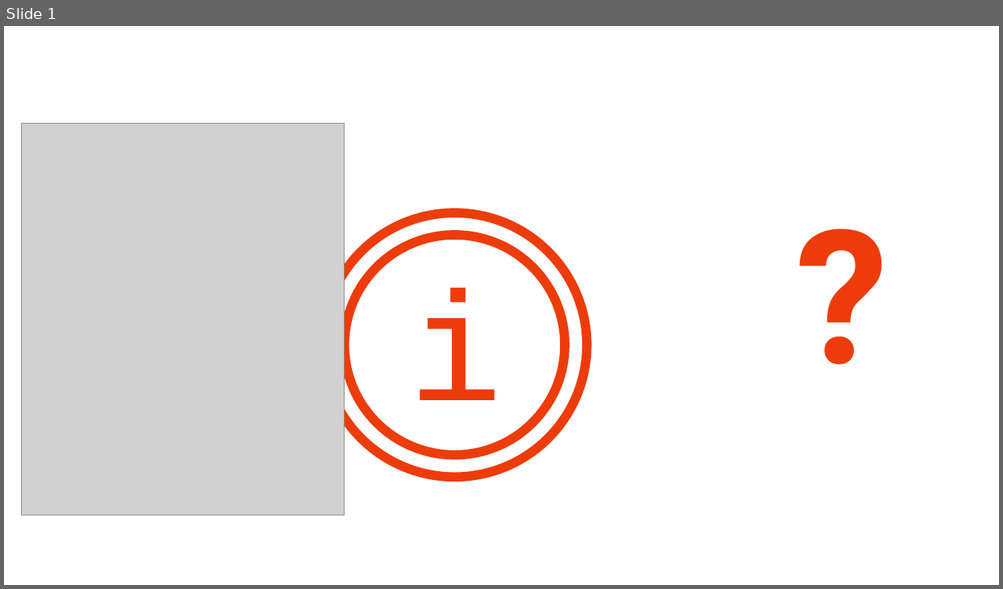
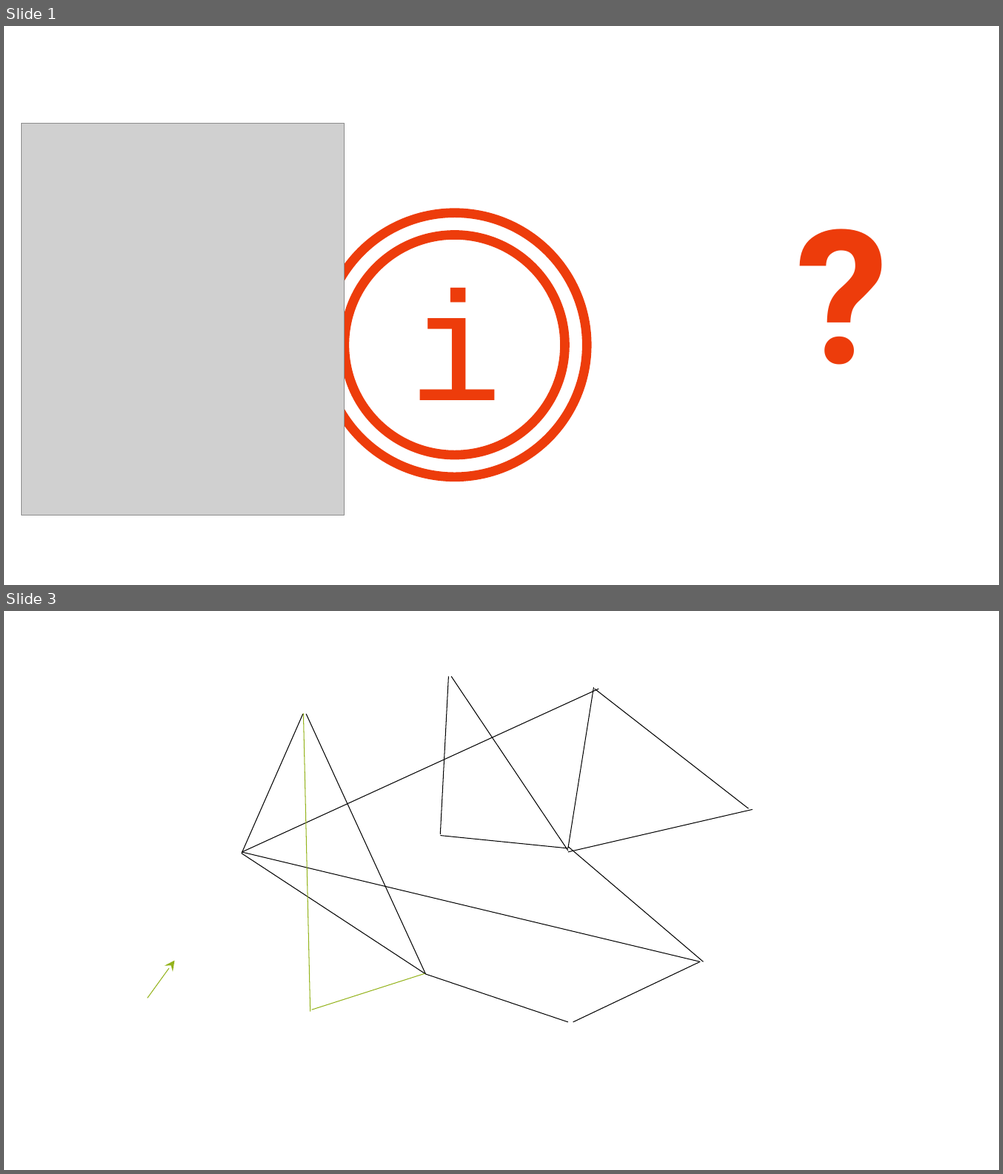
Before and after one commit to GFFischer/gff_blockchain_konzepte, a slide deck: prototyp/symbole_und_farben.pptx. Shown one above the other, each under a label of ours: slide 1 before the commit, slides 1 and 3 after it; the slides between them are not shown. The pictures are 1003x589 and 1003x1174 pixels, drawn with LibreOffice and Linux fonts; fonts in the diff are those of the drawing; grey boxes stand for pictures. Boxes give left, top, right and bottom in pixels: in the first picture for what was removed or moved away, otherwise in the second. Text is boxed around its words. In the diff, an @@ line names an element or a change of style, - is before the commit and + after.

```diff
--- a/prototyp/symbole_und_farben.pptx
+++ b/prototyp/symbole_und_farben.pptx
@@ slide 3 added at bbox=[4, 611, 999, 1170], background #FFFFFF @@
@@ line added from (441, 834) to (449, 677), #000000 0.75 pt @@
@@ line added from (568, 851) to (451, 677), #000000 0.75 pt @@
@@ line added from (242, 852) to (599, 689), #000000 0.75 pt @@
@@ line added from (568, 849) to (594, 687), #000000 0.75 pt @@
@@ line added from (748, 809) to (595, 689), #000000 0.75 pt @@
@@ line added from (242, 854) to (303, 714), #000000 0.75 pt @@
@@ line added from (303, 713) to (310, 1011), #94B31C 0.75 pt @@
@@ line added from (306, 714) to (426, 974), #000000 0.75 pt @@
@@ line added from (568, 852) to (752, 809), #000000 0.75 pt @@
@@ line added from (242, 852) to (700, 963), #000000 0.75 pt @@
@@ line added from (242, 854) to (426, 974), #000000 0.75 pt @@
@@ line added from (568, 849) to (441, 835), #000000 0.75 pt @@
@@ line added from (703, 963) to (568, 847), #000000 0.75 pt @@
@@ arrow added from (148, 998) to (175, 961), #94B31C 0.75 pt @@
@@ line added from (573, 1023) to (700, 963), #000000 0.75 pt @@
@@ line added from (311, 1010) to (425, 974), #94B31C 0.75 pt @@
@@ line added from (426, 974) to (568, 1023), #000000 0.75 pt @@
```
Also in this commit, not shown: 3 other slides added, 10 other files.
